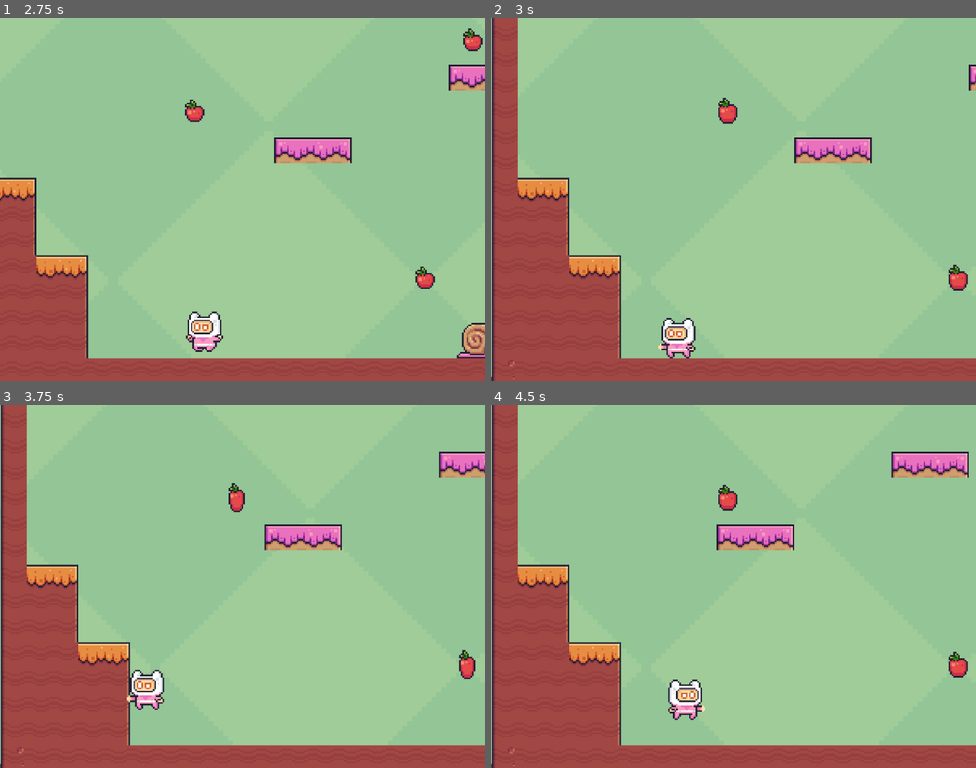
Above: before the commit, frames 1-4 (two rows, left to right).
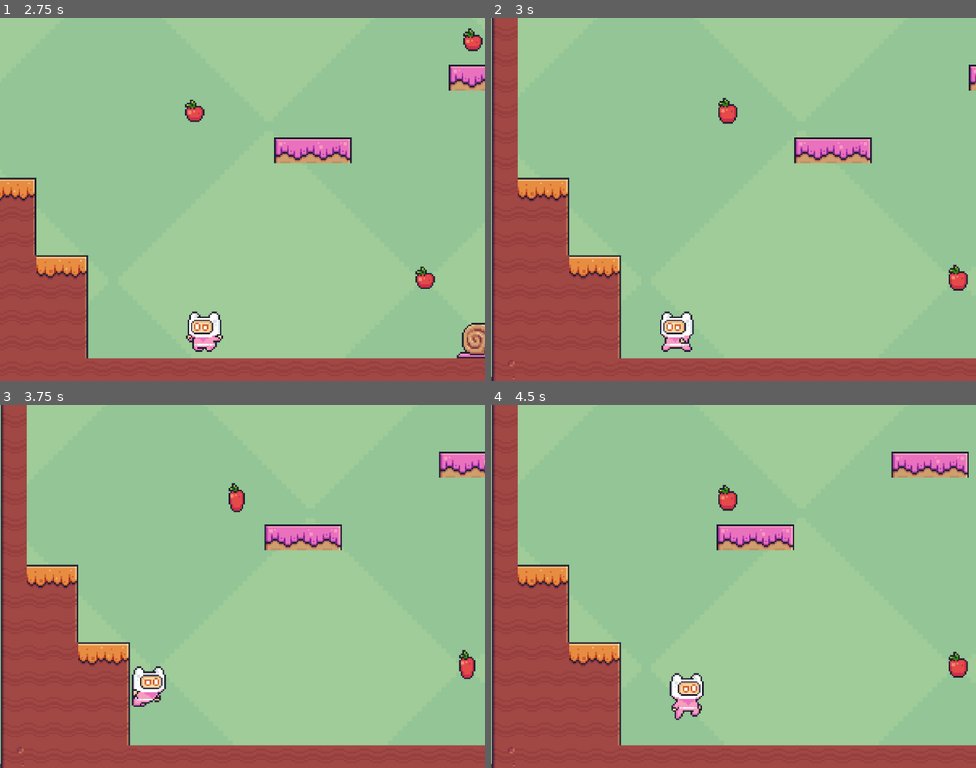
Above: after the commit, the same moments.

Repository: ptr5201/sample-2d-platformer
Game: Godot game, scene res://scenes/levels/level3.tscn
Two runs of this game, one before a commit and one after it. Both use one fixed random seed, a clock stepped at 60 frames per second and the inputs below. This scene is started directly instead of the project's main scene. The engine's default icon, where the game draws it, is replaced by a stand-in: a white triangle on a blue panel in a dark square.
Inputs:
- Up to frame 1 (2.75 s): hold D (right) 0.53-2.03 s; tap X (shoot) at 0.6, 1.35, 2.1 s; tap Space (jump) at 0.77, 1.52 s; hold A (left) from 2.03 s (still down)
- Up to frame 2 (3 s): keep holding A (left); tap X (shoot) at 2.85 s
- Up to frame 3 (3.75 s): keep holding A (left); tap Space (jump) at 3.02 s; tap X (shoot) at 3.6 s
- Up to frame 4 (4.5 s): tap Space (jump) at 3.77 s; release A (left) at 4.28 s; hold D (right) from 4.28 s (still down); tap X (shoot) at 4.35 s

Frame 1 is identical in both runs. In frame 2, 0.7% of the frame differs, in the area x 34-43%, y 80-94%; in frame 3, 0.6%; in frame 4, 0.7%.

Commit message:
added enhancements to shooting logic to add cooldown timer in between shots and also allow a maximum of 3 bullets/shots on screen at a time

Diff:
--- a/scripts/bullet.gd
+++ b/scripts/bullet.gd
@@ -3,7 +3,10 @@
 @export var speed: float = 800.0
 @export var damage: int = 1
 
+const BULLET_LIFETIME = 10.0
+
 var direction : int = 1 # 1 for right, -1 for left
+var time_alive = 0.0
 
 # Called when the node enters the scene tree for the first time.
 func _ready() -> void:
@@ -16,6 +19,11 @@
 func _physics_process(delta: float) -> void:
 	# Move in a straight line based on the direction set by the player
 	position.x += speed * direction * delta
+
+	# Track lifetime and remove if exceeded
+	time_alive += delta
+	if time_alive >= BULLET_LIFETIME:
+		queue_free()
 
 # The "Self-Destruct" logic
 func _on_visible_on_screen_notifier_2d_screen_exited() -> void:
--- a/scripts/player.gd
+++ b/scripts/player.gd
@@ -22,9 +22,13 @@
 const WALL_COYOTE_TIMER_WAIT_SECONDS = 0.15
 const WALL_JUMP_TIMER_WAIT_SECONDS = 0.05
 const FIRE_FRAME_OF_SHOOT_ANIM = 1
+const SHOOT_COOLDOWN = 0.05
+const MAX_BULLETS_ON_SCREEN = 3
 
 
 var alive = true
+var shoot_cooldown_remaining = 0.0
+var active_bullets = []
 var can_move = true
 var number_of_jumps_used = 0
 var was_on_floor = false
@@ -46,7 +50,7 @@
 		_apply_gravity(delta)
 		_handle_jump()
 		_handle_movement(direction)
-		_handle_combat()
+		_handle_combat(delta)
 		move_and_slide()
 		_handle_air_transitions()
 		_update_animations()
@@ -119,15 +123,25 @@
 			velocity.x = move_toward(velocity.x, direction * SPEED, 20)
 
 
-func _handle_combat() -> void:
-	_handle_projectiles()
-
-
-func _handle_projectiles() -> void:
+func _handle_combat(delta: float) -> void:
+	_handle_projectiles(delta)
+
+
+func _handle_projectiles(delta: float) -> void:
+	# Clean up freed bullets from tracking
+	for i in range(active_bullets.size() - 1, -1, -1):
+		if active_bullets[i] == null:
+			active_bullets.remove_at(i)
+
+	# Decrement shoot cooldown
+	if shoot_cooldown_remaining > 0:
+		shoot_cooldown_remaining -= delta
+
 	if Input.is_action_just_pressed("shoot"):
-		wants_to_fire = true
-		animated_sprite_2d.play("shoot")
-		animated_sprite_2d.frame = 0 # This ensures we don't skip frame 0
+		if shoot_cooldown_remaining <= 0 and active_bullets.size() < MAX_BULLETS_ON_SCREEN:
+			wants_to_fire = true
+			animated_sprite_2d.play("shoot")
+			animated_sprite_2d.frame = 0 # This ensures we don't skip frame 0
 
 
 func _on_animated_sprite_2d_frame_changed() -> void:
@@ -150,6 +164,12 @@
 	# Add it to the MAIN level scene, not as a child of the player
 	# (Otherwise, if the player moves, the bullets will move with them!)
 	get_tree().current_scene.add_child(bullet)
+
+	# Track the bullet for limiting on-screen count
+	active_bullets.append(bullet)
+
+	# Set the cooldown between shots
+	shoot_cooldown_remaining = SHOOT_COOLDOWN
 
 
 func _handle_air_transitions() -> void:
